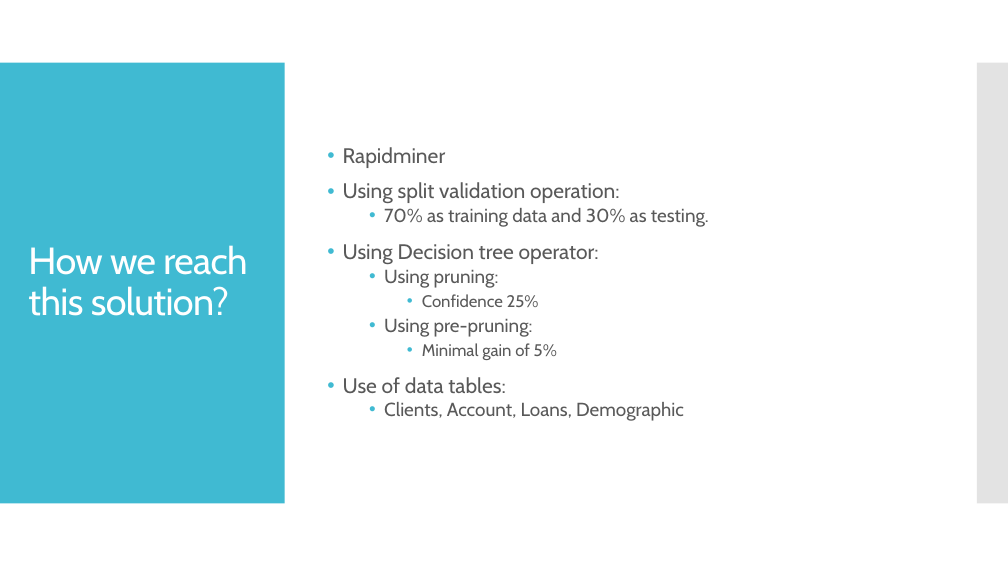
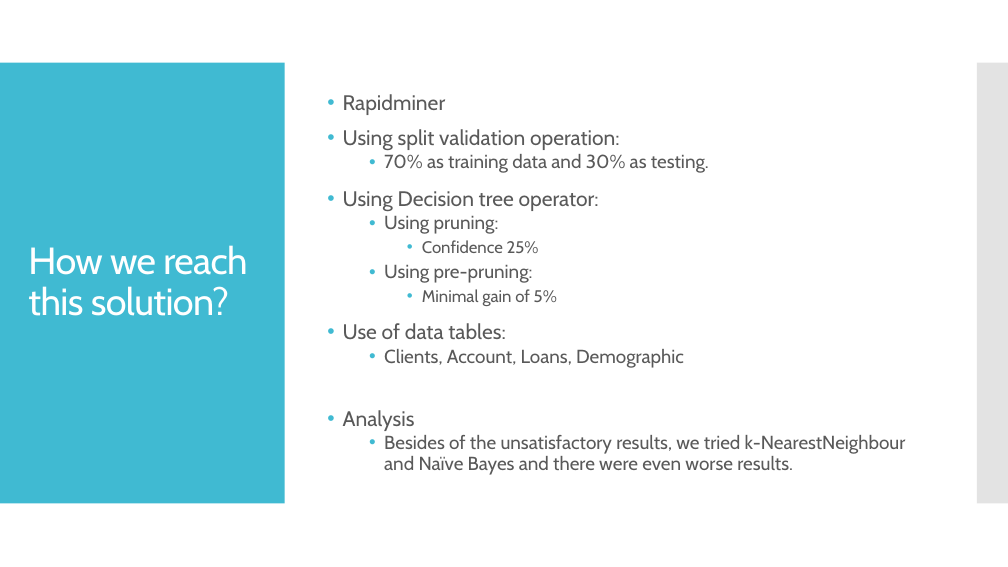
Before and after one commit to jpdias/banking-dm-case-study, a slide deck: slide 20 of Banking Data Mining.pptx (slide 19 before the commit). Drawn at 1008x567 pixels with LibreOffice and Linux fonts; fonts in the diff are those of the drawing. Boxes give left, top, right and bottom in pixels: in the first picture for what was removed or moved away, otherwise in the second. Text is boxed around its words. In the diff, an @@ line names an element or a change of style, - is before the commit and + after.

```diff
--- a/Banking Data Mining.pptx
+++ b/Banking Data Mining.pptx
@@ text at [343,410,906,475]: paragraphs added @@
+• Analysis
+  • Besides of the unsatisfactory results, we tried k-NearestNeighbour and Naïve Bayes and there were even worse results.
```
Also in this commit, not shown: 2 other slides changed, 6 slides added, 3 slides removed, 16 other files.
